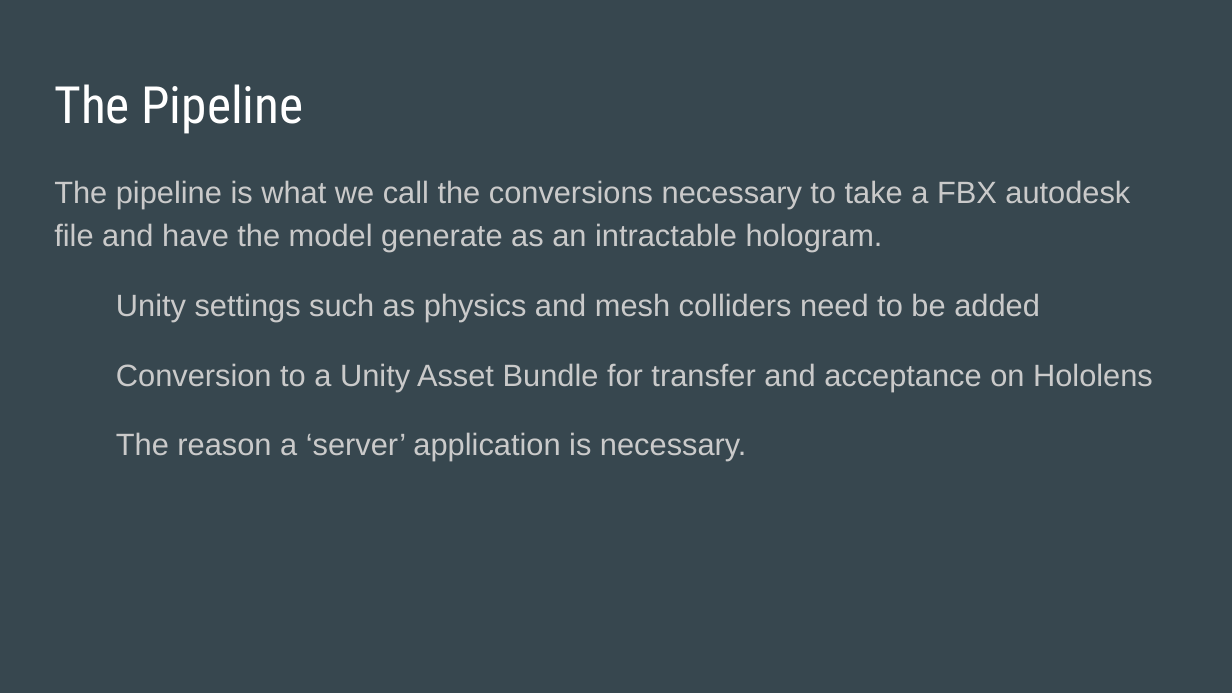
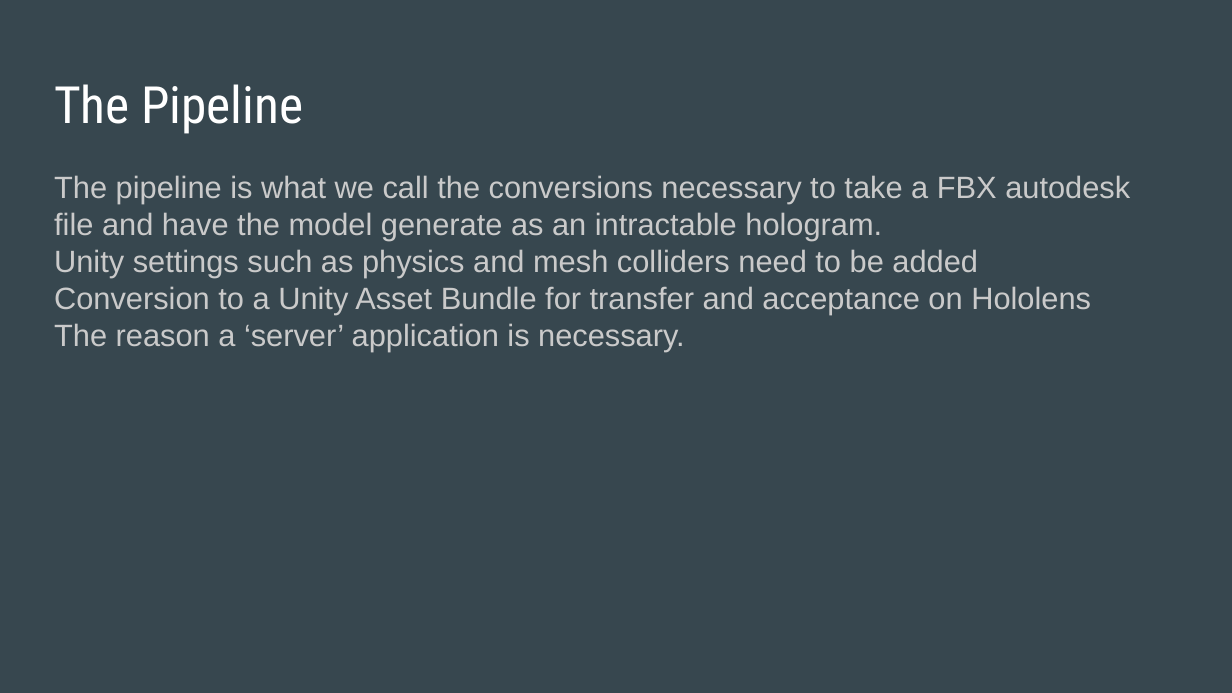
Before and after one commit to vcheng3/vcheng3.github.io, a slide deck: slide 7 of documents/presentation.pptx. Drawn at 1232x693 pixels with LibreOffice and Linux fonts; fonts in the diff are those of the drawing. Boxes give left, top, right and bottom in pixels: in the first picture for what was removed or moved away, otherwise in the second. Text is boxed around its words. In the diff, an @@ line names an element or a change of style, - is before the commit and + after.

```diff
--- a/documents/presentation.pptx
+++ b/documents/presentation.pptx
@@ text "The pipeline is what we ..." at bbox=[54, 175, 1130, 351]: line spacing 1.15 to 1; less space between paragraphs; indent changed @@
```
Also in this commit, not shown: 15 other slides changed, 6 other files.
